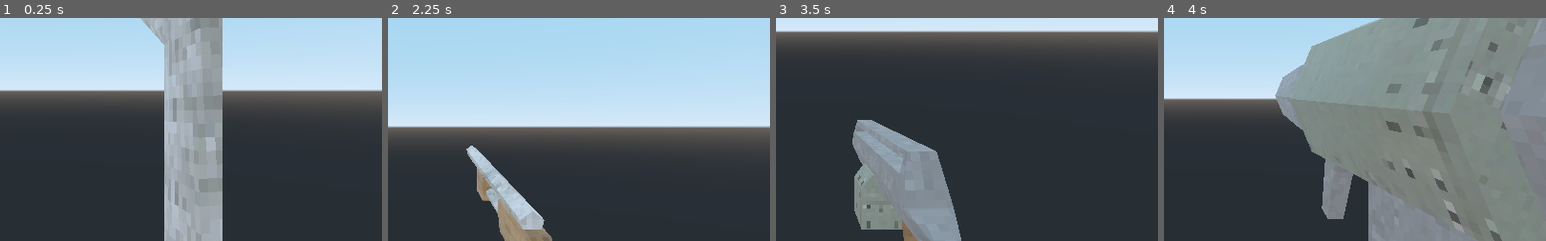
Above: before the commit, frames 1-4 (left to right).
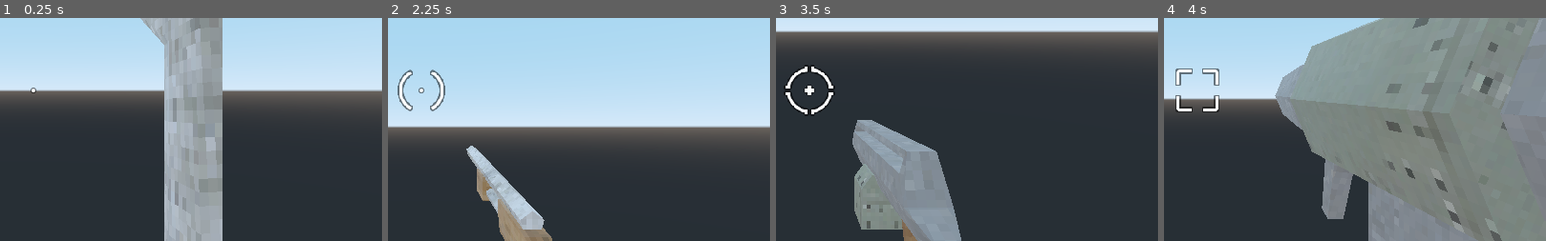
Above: after the commit, the same moments.

Repository: mc-carthy/gdRetroFps
Game: Godot game, scene res://src/Characters/Player/Player.tscn
Same seed, same stepped clock (60 frames per second), same inputs: the game is played once before the commit and once after it. This scene is started directly instead of the project's main scene.
Inputs (mouse positions are % of the whole screen's width and height, from its top left):
- Up to frame 1 (0.25 s): no input
- Up to frame 2 (2.25 s): tap Enter at 0.5 s; move the mouse to (55, 50) at 0.52 s; press the mouse at (55, 50) at 0.53 s; hold W (move_forward) from 0.53 s (still down); tap Space (jump) at 0.77, 1.52 s; tap R (restart) at 1.25, 2 s; move the mouse to (45, 50) at 1.27 s; release the mouse at (45, 50) at 1.28 s; tap 1 at 1.35 s; move the mouse to (52, 48) at 2.02 s; tap 2 at 2.1 s
- Up to frame 3 (3.5 s): keep holding W (move_forward); tap R (restart) at 2.75 s; move the mouse to (49, 52) at 2.77 s; tap 3 at 2.85 s; tap Space (jump) at 3.02 s
- Up to frame 4 (4 s): keep holding W (move_forward); tap R (restart) at 3.5 s; move the mouse to (57, 51) at 3.52 s; tap 4 at 3.6 s; tap Space (jump) at 3.77 s
The pictures show only the part of the screen within x 46-96%, y 34-84%; the shares and areas given below are measured in that part.

The runs differ from the first frame. In frame 1, less than 0.1% of the frame differs, in the area x 8-10%, y 31-34%; in frame 2, 0.7%; in frame 3, 1.0%, in the area x 2-16%, y 20-45%; in frame 4, 0.8%.

Commit message:
Add crosshairs

Diff:
--- a/src/Characters/Player/Player.tscn
+++ b/src/Characters/Player/Player.tscn
@@ -16,6 +16,10 @@
 [ext_resource path="res://src/Weapons/MeleeDamageArea.tscn" type="PackedScene" id=14]
 [ext_resource path="res://src/Weapons/RocketSpawner.tscn" type="PackedScene" id=15]
 [ext_resource path="res://assets/weapons/imports/muzzleflash2.glb" type="PackedScene" id=16]
+[ext_resource path="res://assets/weapons/imports/crosshairs/crosshair026.png" type="Texture" id=17]
+[ext_resource path="res://assets/weapons/imports/crosshairs/crosshair001.png" type="Texture" id=18]
+[ext_resource path="res://assets/weapons/imports/crosshairs/crosshair065.png" type="Texture" id=19]
+[ext_resource path="res://assets/weapons/imports/crosshairs/crosshair066.png" type="Texture" id=20]
 
 [sub_resource type="CapsuleShape" id=1]
 radius = 0.5
@@ -254,6 +258,20 @@
 [node name="MeleeDamageArea" parent="Camera/WeaponController/Weapons/Machete/BulletEmitter" instance=ExtResource( 14 )]
 transform = Transform( 1, 0, 0, 0, 1, 0, 0, 0, 1, 0, 0, -0.5 )
 
+[node name="Crosshair" type="TextureRect" parent="Camera/WeaponController/Weapons/Machete"]
+anchor_left = 0.5
+anchor_top = 0.5
+anchor_right = 0.5
+anchor_bottom = 0.5
+margin_left = -36.0
+margin_top = -36.0
+margin_right = 36.0
+margin_bottom = 36.0
+texture = ExtResource( 18 )
+__meta__ = {
+"_edit_use_anchors_": false
+}
+
 [node name="Shotgun" type="Spatial" parent="Camera/WeaponController/Weapons"]
 transform = Transform( 1, 0, 0, 0, 1, 0, 0, 0, 1, 0.1, 0.1, -0.25 )
 visible = false
@@ -295,6 +313,20 @@
 [node name="HitscanBulletEmitter3" parent="Camera/WeaponController/Weapons/Shotgun/BulletEmitter" instance=ExtResource( 9 )]
 transform = Transform( 0.999048, 0, -0.0436194, 0, 1, 0, 0.0436194, 0, 0.999048, 0, 0, 0 )
 
+[node name="Crosshair" type="TextureRect" parent="Camera/WeaponController/Weapons/Shotgun"]
+anchor_left = 0.5
+anchor_top = 0.5
+anchor_right = 0.5
+anchor_bottom = 0.5
+margin_left = -36.0
+margin_top = -36.0
+margin_right = 36.0
+margin_bottom = 36.0
+texture = ExtResource( 20 )
+__meta__ = {
+"_edit_use_anchors_": false
+}
+
 [node name="MachineGun" type="Spatial" parent="Camera/WeaponController/Weapons"]
 transform = Transform( 1, 0, 0, 0, 1, 0, 0, 0, 1, 0.1, 0.1, -0.3 )
 visible = false
@@ -326,8 +358,23 @@
 
 [node name="HitscanBulletEmitter" parent="Camera/WeaponController/Weapons/MachineGun/BulletEmitter" instance=ExtResource( 9 )]
 
+[node name="Crosshair" type="TextureRect" parent="Camera/WeaponController/Weapons/MachineGun"]
+anchor_left = 0.5
+anchor_top = 0.5
+anchor_right = 0.5
+anchor_bottom = 0.5
+margin_left = -36.0
+margin_top = -36.0
+margin_right = 36.0
+margin_bottom = 36.0
+texture = ExtResource( 19 )
+__meta__ = {
+"_edit_use_anchors_": false
+}
+
 [node name="RocketLauncher" type="Spatial" parent="Camera/WeaponController/Weapons"]
 transform = Transform( 1, 0, 0, 0, 1, 0, 0, 0, 1, 0.103947, 0.188429, -0.129037 )
+visible = false
 script = ExtResource( 10 )
 
 [node name="Graphics" type="Spatial" parent="Camera/WeaponController/Weapons/RocketLauncher"]
@@ -354,6 +401,20 @@
 transform = Transform( 1, 0, 0, 0, 1, 0, 0, 0, 1, -0.00431682, -0.0266912, -0.415335 )
 
 [node name="RocketSpawner" parent="Camera/WeaponController/Weapons/RocketLauncher/BulletEmitter" instance=ExtResource( 15 )]
+
+[node name="Crosshair" type="TextureRect" parent="Camera/WeaponController/Weapons/RocketLauncher"]
+anchor_left = 0.5
+anchor_top = 0.5
+anchor_right = 0.5
+anchor_bottom = 0.5
+margin_left = -36.0
+margin_top = -36.0
+margin_right = 36.0
+margin_bottom = 36.0
+texture = ExtResource( 17 )
+__meta__ = {
+"_edit_use_anchors_": false
+}
 
 [node name="BulletOrigin" type="Spatial" parent="Camera"]
 transform = Transform( 1, 0, 0, 0, 1, 0, 0, 0, 1, 0, 0, -0.25 )
--- a/src/Weapons/Weapon.gd
+++ b/src/Weapons/Weapon.gd
@@ -62,7 +62,9 @@
 
 func set_active() -> void:
 	show()
+	$Crosshair.show()
 
 func set_inactive() -> void:
 	anim_player.play('Idle')
 	hide()
+	$Crosshair.hide()
Binary file added: assets/weapons/imports/crosshairs/crosshair001.png
Not shown, added: assets/weapons/imports/crosshairs/crosshair001.png.import
Binary file added: assets/weapons/imports/crosshairs/crosshair026.png
Not shown, added: assets/weapons/imports/crosshairs/crosshair026.png.import
Binary file added: assets/weapons/imports/crosshairs/crosshair065.png
Not shown, added: assets/weapons/imports/crosshairs/crosshair065.png.import
Binary file added: assets/weapons/imports/crosshairs/crosshair066.png
Not shown, added: assets/weapons/imports/crosshairs/crosshair066.png.import
Not shown: 1 places in src/Characters/Player/Player.tscn that only renumber resources
